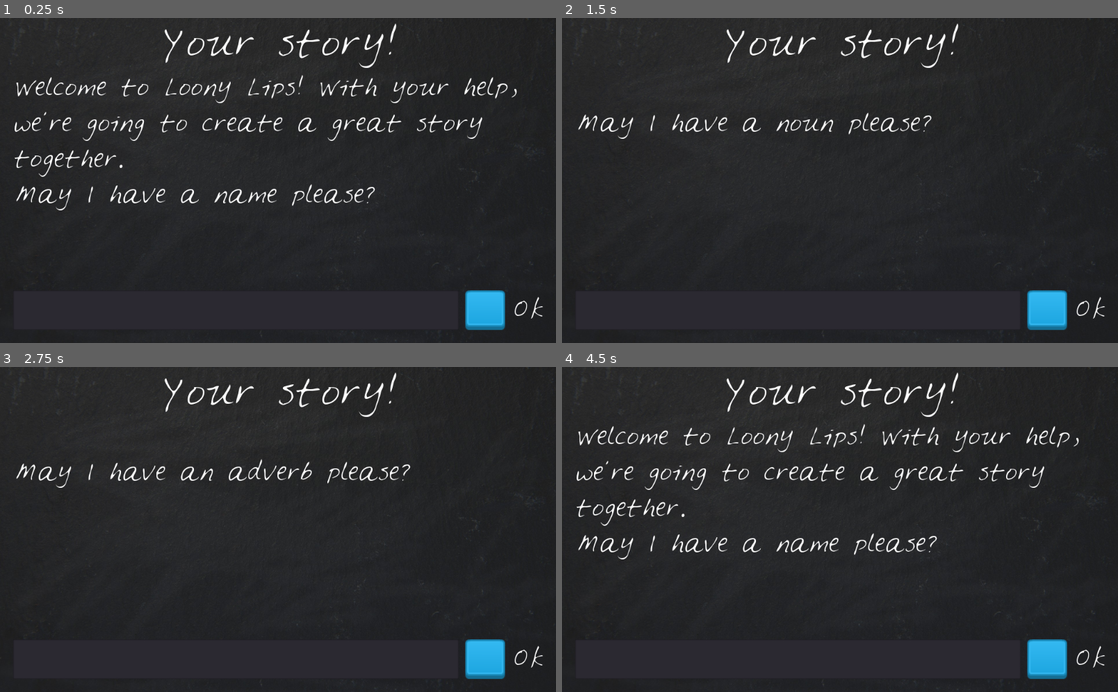
Above: before the commit, frames 1-4 (two rows, left to right).
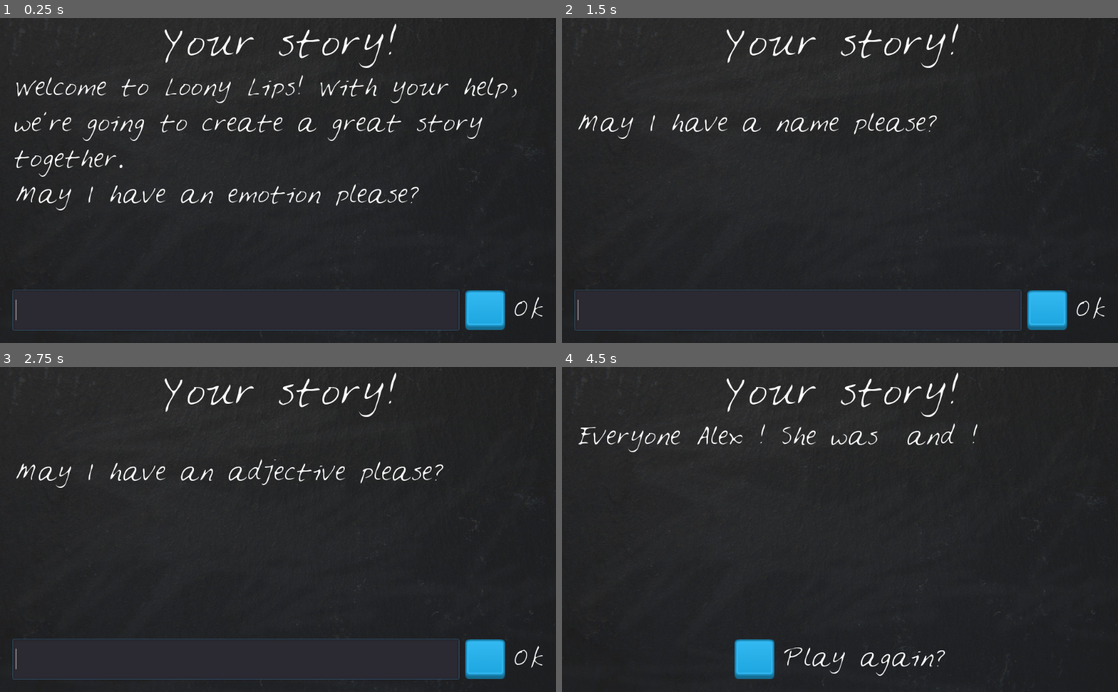
Above: after the commit, the same moments.

Repository: d-fect/DiscoveringGodot
Game: Godot game, scene res://LoonyLips.tscn
The game is run twice, just before and just after one commit, with the same random seed, the same clock (stepped at 60 frames per second) and the same inputs.
Inputs (mouse positions are in pixels of both pictures, inside the frame that each line leads up to):
- Up to frame 1 (0.25 s): no input
- Up to frame 2 (1.5 s): click (795, 310) at 0.52 s; type "Alex" at 0.6 s; click (1045, 310) at 1.25 s
- Up to frame 3 (2.75 s): click (483, 659) at 2 s
- Up to frame 4 (4.5 s): click (1045, 659) at 2.75 s; tap Enter at 3.5 s; click (784, 659) at 4.27 s

The runs differ from the first frame. In frame 1, 1.3% of the frame differs, in the area x 2-83%, y 51-97%; in frame 2, 1.1%; in frame 3, 1.2%; in frame 4, 5.8%, in the area x 2-98%, y 17-97%.

Commit message:
Addet a dictionary for multiple story templates

Diff:
--- a/Loony_Lips/LoonyLips.gd
+++ b/Loony_Lips/LoonyLips.gd
@@ -2,19 +2,32 @@
 
 # Variable declarations
 var player_words = []
-var story = "Once upon a time someone called %s ate a %s flavoured sandwich which made him feel all %s inside. It was a %s day!"
-var prompts = ["a name", "a noun", "an adverb", "an adjective"]
+var template = [
+		{
+		"prompts" : ["a name", "a noun", "an adverb", "an adjective"],
+		"story":"Once upon a time someone called %s ate a %s flavoured sandwich which made him feel all %s inside. It was a %s day!"
+		},
+		{
+		"story" : "Everyone %s %s! She was %s and %s!",
+		"prompts" : ["an emotion", "a name", "an adjective", "another adjective"]
+		}
+		]
+var current_story
 
 onready var PlayerText  = $VBoxContainer/InputContainer/PlayerText
 onready var DisplayText = $VBoxContainer/DisplayText
 
 func _ready():
-	$VBoxContainer/InputContainer.visible = true
-	$VBoxContainer/RestartContainer.visible = false
 	get_node("HeaderText").text = "Your story!"
 	DisplayText.text = "Welcome to Loony Lips! With your help, we're going to create a great story together. "
-	# TODO: Insert timer here
+	# TODO: Insert timer here. Or not...
+	set_current_story()
 	check_player_words_length()
+
+
+func set_current_story():
+	randomize()
+	current_story = template[randi() % template.size()]
 
 
 func _on_PlayerText_text_entered(new_text):
@@ -22,11 +35,10 @@
 
 
 func _on_TextureButton_pressed():
-	add_to_player_words()
-
-
-func _on_RestartButton_pressed():
-	_ready()
+	if is_story_done():
+		get_tree().reload_current_scene()
+	else:
+		add_to_player_words()
 
 
 func add_to_player_words():
@@ -37,22 +49,27 @@
 
 
 func is_story_done():
-	return player_words.size() == prompts.size()
+	return player_words.size() == current_story.prompts.size()
 
 
 func check_player_words_length():
 	if is_story_done():
-		tell_story()
+		end_game()
 	else:
 		prompt_player()
 
 
 func tell_story():
-	$VBoxContainer/InputContainer.visible = false
-	$VBoxContainer/RestartContainer.visible = true
-	DisplayText.text = story % player_words
-	player_words.clear()
+	DisplayText.text = current_story.story % player_words
 
 
 func prompt_player():
-	DisplayText.text += "\nMay I have " + prompts[player_words.size()] + " please?"
+	PlayerText.grab_focus()
+	DisplayText.text += "\nMay I have " + current_story.prompts[player_words.size()] + " please?"
+
+
+func end_game():
+	PlayerText.queue_free()
+	$VBoxContainer/InputContainer/Label.text = "Play again?"
+	$VBoxContainer/InputContainer/TextureButton.grab_focus()
+	tell_story()
--- a/Loony_Lips/LoonyLips.tscn
+++ b/Loony_Lips/LoonyLips.tscn
@@ -59,11 +59,11 @@
 autowrap = true
 
 [node name="InputContainer" type="HBoxContainer" parent="VBoxContainer"]
-visible = false
-margin_top = 481.0
+margin_top = 479.0
 margin_right = 976.0
-margin_bottom = 554.0
+margin_bottom = 552.0
 custom_constants/separation = 12
+alignment = 1
 
 [node name="PlayerText" type="LineEdit" parent="VBoxContainer/InputContainer"]
 margin_right = 821.0
@@ -87,30 +87,5 @@
 margin_bottom = 68.0
 custom_fonts/font = SubResource( 4 )
 text = "Ok"
-
-[node name="RestartContainer" type="HBoxContainer" parent="VBoxContainer"]
-margin_top = 479.0
-margin_right = 976.0
-margin_bottom = 552.0
-custom_constants/separation = 12
-alignment = 1
-
-[node name="RestartButton" type="TextureButton" parent="VBoxContainer/RestartContainer"]
-margin_left = 348.0
-margin_right = 421.0
-margin_bottom = 73.0
-rect_min_size = Vector2( 73, 73 )
-texture_normal = ExtResource( 4 )
-texture_pressed = ExtResource( 5 )
-expand = true
-
-[node name="RestartLabel" type="Label" parent="VBoxContainer/RestartContainer"]
-margin_left = 433.0
-margin_top = 5.0
-margin_right = 627.0
-margin_bottom = 68.0
-custom_fonts/font = SubResource( 4 )
-text = "Restart"
 [connection signal="text_entered" from="VBoxContainer/InputContainer/PlayerText" to="." method="_on_PlayerText_text_entered"]
 [connection signal="pressed" from="VBoxContainer/InputContainer/TextureButton" to="." method="_on_TextureButton_pressed"]
-[connection signal="pressed" from="VBoxContainer/RestartContainer/RestartButton" to="." method="_on_RestartButton_pressed"]
